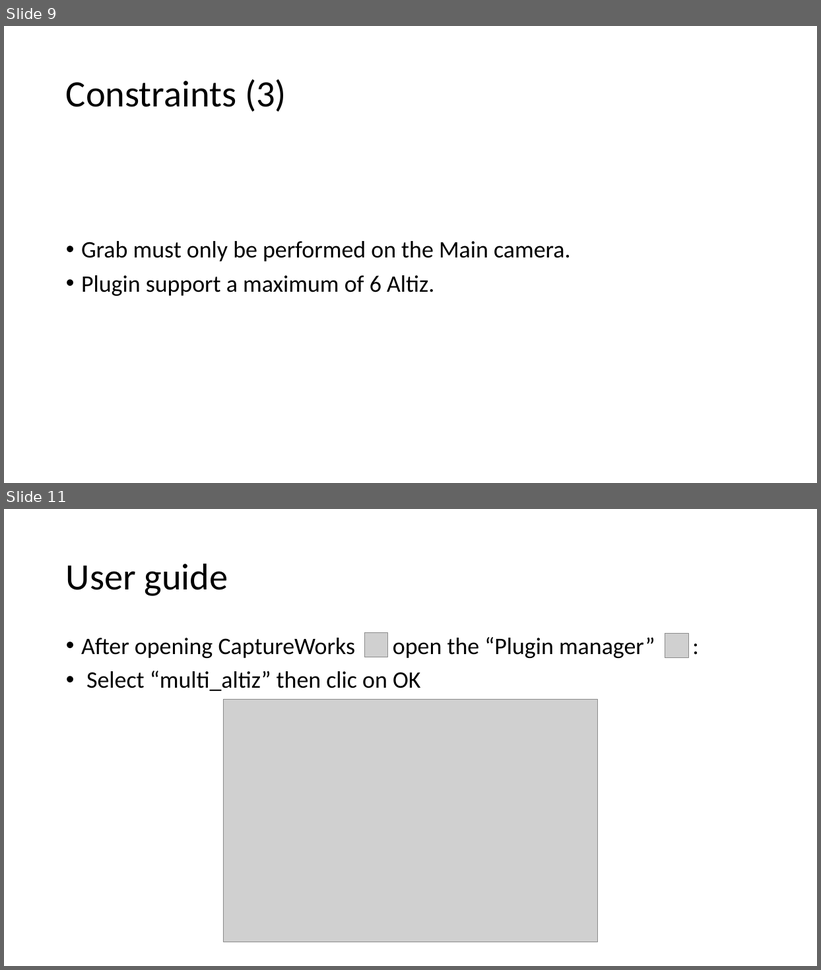
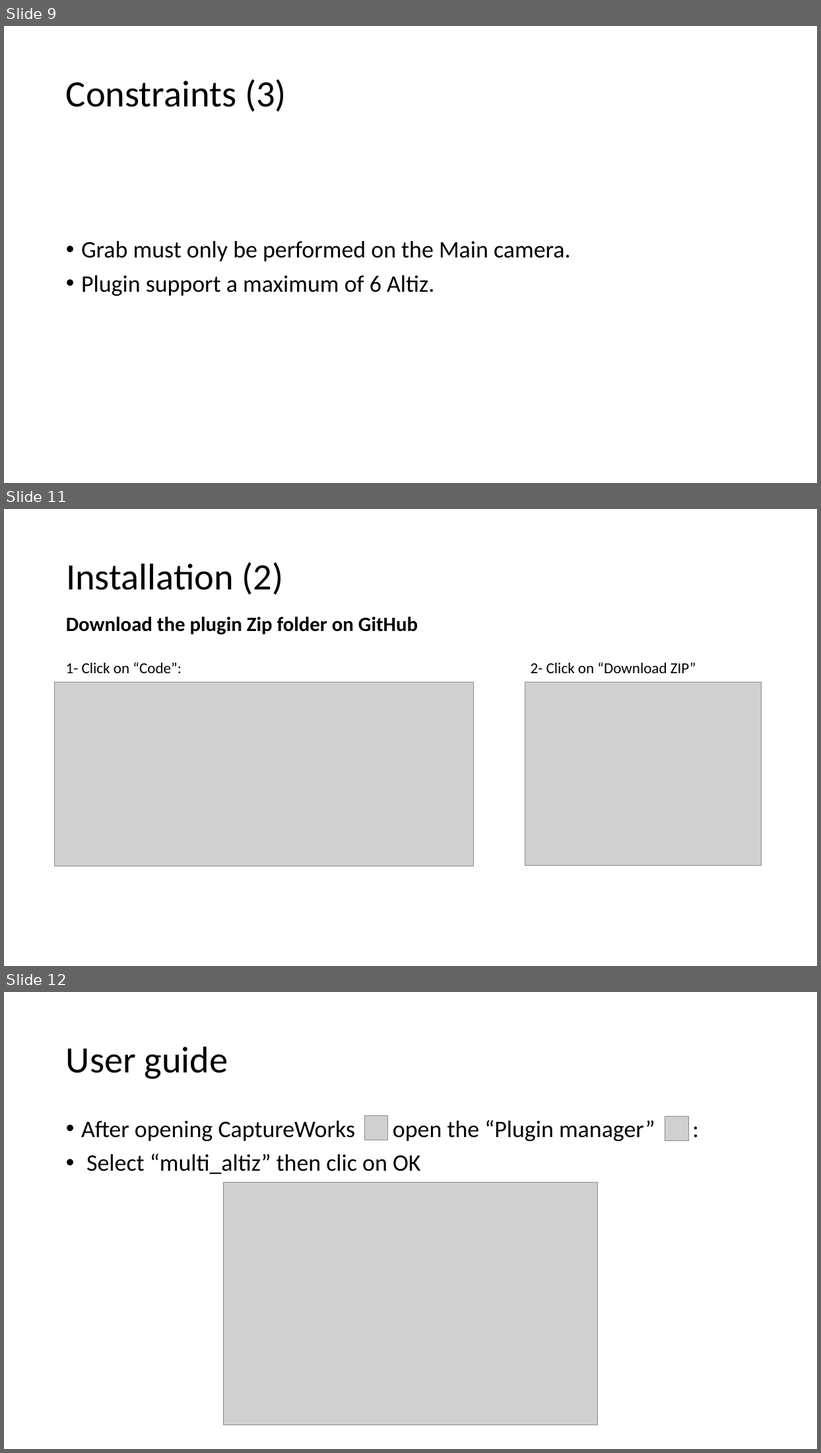
Before and after one commit to Zebra-Aurora-Imaging-Library/MultiAltizPlugin_MXSP7, a slide deck: Plugin/Documentation/Multi-Altiz Alignment one line.pptx. Shown one above the other, each under a label of ours: slides 9 and 11 before the commit, slides 9, 11 and 12 after it; the slides between them are not shown. The pictures are 821x970 and 821x1453 pixels, drawn with LibreOffice and Linux fonts; fonts in the diff are those of the drawing; grey boxes stand for pictures. Boxes give left, top, right and bottom in pixels: in the first picture for what was removed or moved away, otherwise in the second. Text is boxed around its words. In the diff, an @@ line names an element or a change of style, - is before the commit and + after.

```diff
--- a/Plugin/Documentation/Multi-Altiz Alignment one line.pptx
+++ b/Plugin/Documentation/Multi-Altiz Alignment one line.pptx
@@ slide 11 added at (x1=4, y1=509, x2=817, y2=966), background #FFFFFF @@
@@ title added at (x1=66, y1=562, x2=284, y2=595), 44 pt, text #000000 @@
+Installation (2)
@@ text added at (x1=66, y1=617, x2=418, y2=635), 24 pt, text #000000, bold @@
+Download the plugin Zip folder on GitHub
@@ text added at (x1=66, y1=662, x2=182, y2=673), 18 pt, text #000000 @@
+1- Click on “Code”:
@@ text added at (x1=531, y1=662, x2=696, y2=673), 18 pt, text #000000 @@
+2- Click on “Download ZIP”
@@ picture added at (x1=54, y1=682, x2=473, y2=867) @@
@@ picture added at (x1=525, y1=682, x2=762, y2=867) @@
@@ what was slide 11 is now slide 12 @@
```
Also in this commit, not shown: 1 slide changed, 2 other files.
